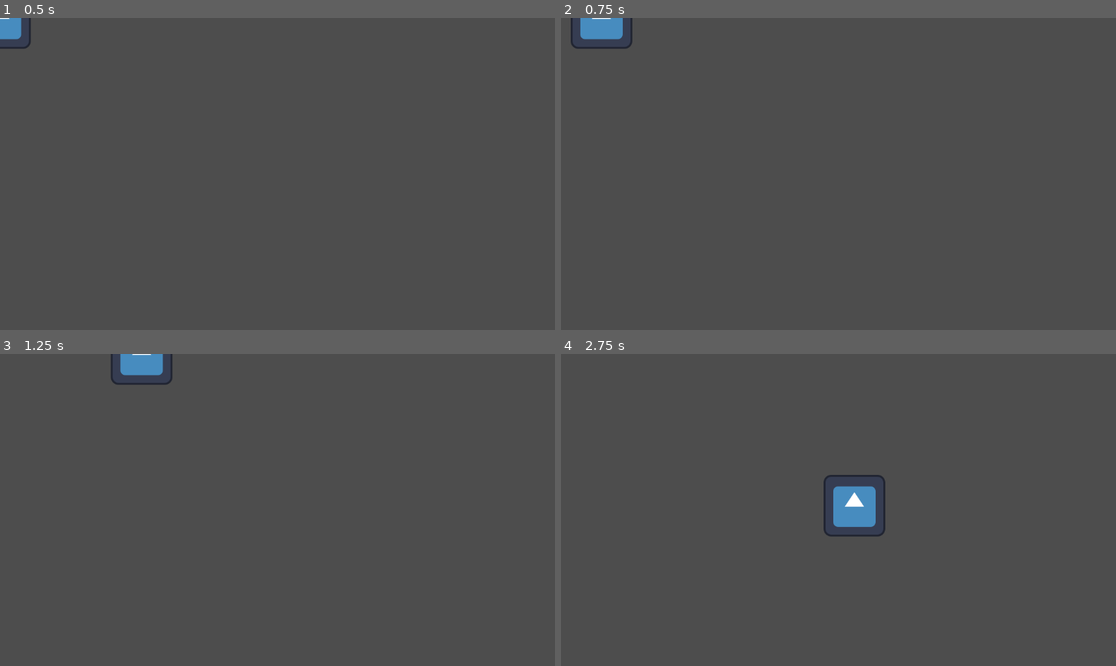
Above: before the commit, frames 1-4 (two rows, left to right).
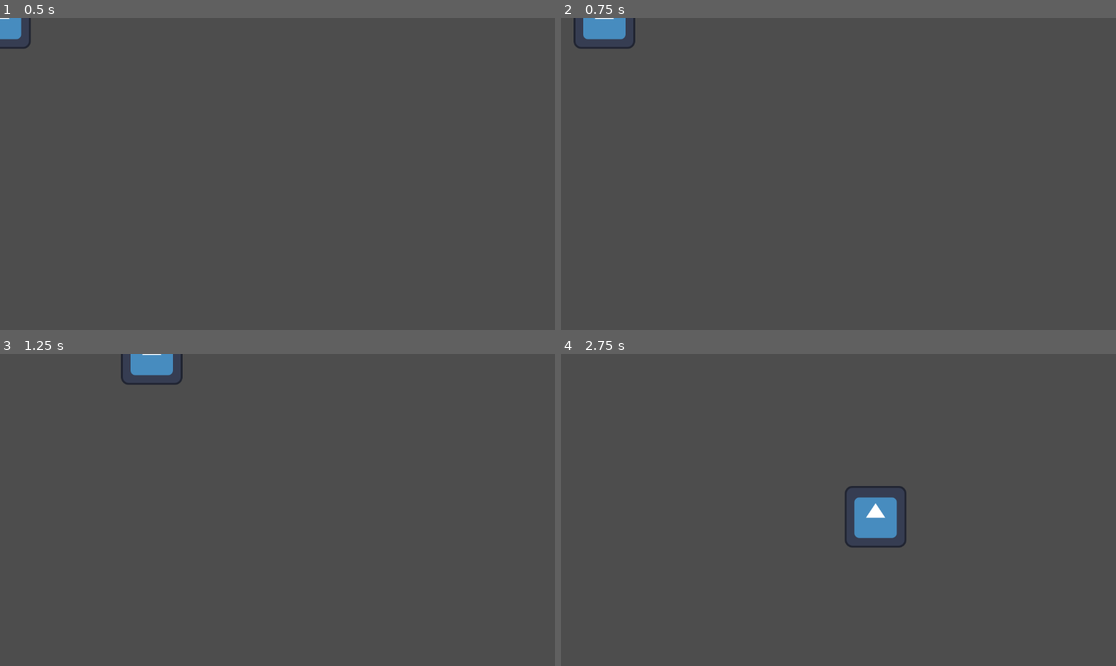
Above: after the commit, the same moments.

Repository: AlexFlasch/survivor-farm
Game: Godot game, scene res://scenes/debug.tscn
Same seed, same stepped clock (60 frames per second), same inputs: the game is played once before the commit and once after it. The engine's default icon, where the game draws it, is replaced by a stand-in: a white triangle on a blue panel in a dark square.
Inputs:
- Up to frame 1 (0.5 s): no input
- Up to frame 2 (0.75 s): tap Enter at 0.5 s; hold D (move_right) from 0.53 s (still down)
- Up to frame 3 (1.25 s): keep holding D (move_right)
- Up to frame 4 (2.75 s): release D (move_right) at 1.28 s; hold S (move_down) 1.28-2.03 s; hold D (move_right) from 2.03 s (still down)

Frame 1 is identical in both runs. In frame 2, 0.2% of the frame differs, in the area x 1-14%, y 0-10%; in frame 3, 0.4%; in frame 4, 1.8%, in the area x 47-63%, y 38-63%.

Commit message:
fix: change move_speed variable type from int to float for better precision

Diff:
--- a/scenes/entities/Player/player.gd
+++ b/scenes/entities/Player/player.gd
@@ -1,6 +1,6 @@
 extends CharacterBody2D
 @onready var screen_size: Vector2 = get_viewport_rect().size
-var move_speed: int               = 7.5
+var move_speed: float               = 7.5
 var move_direction: Vector2       = Vector2.ZERO
 
 func _ready() -> void:
